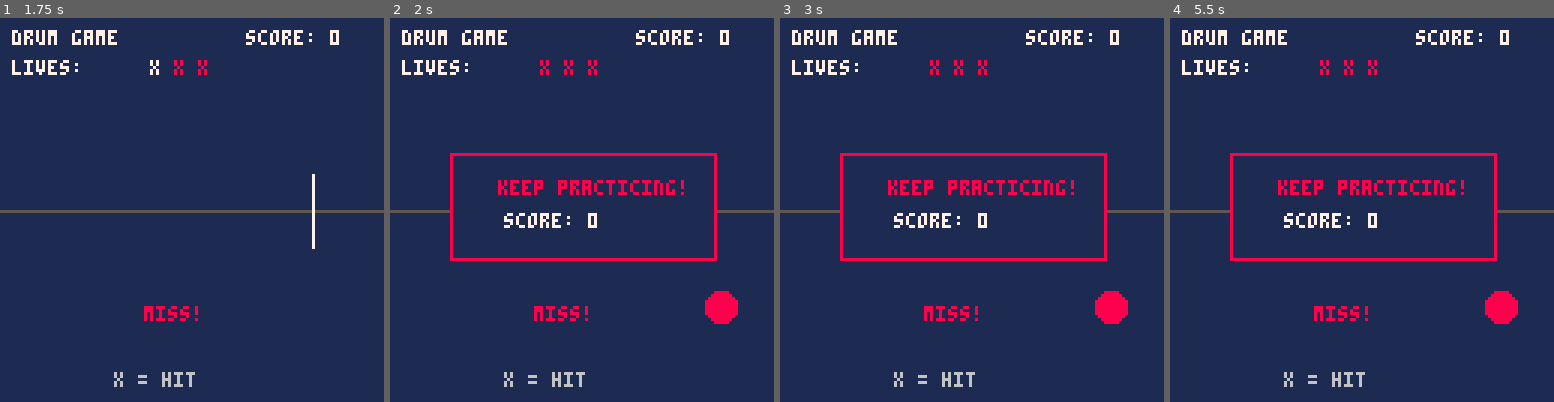
Above: before the commit, frames 1-4 (left to right).
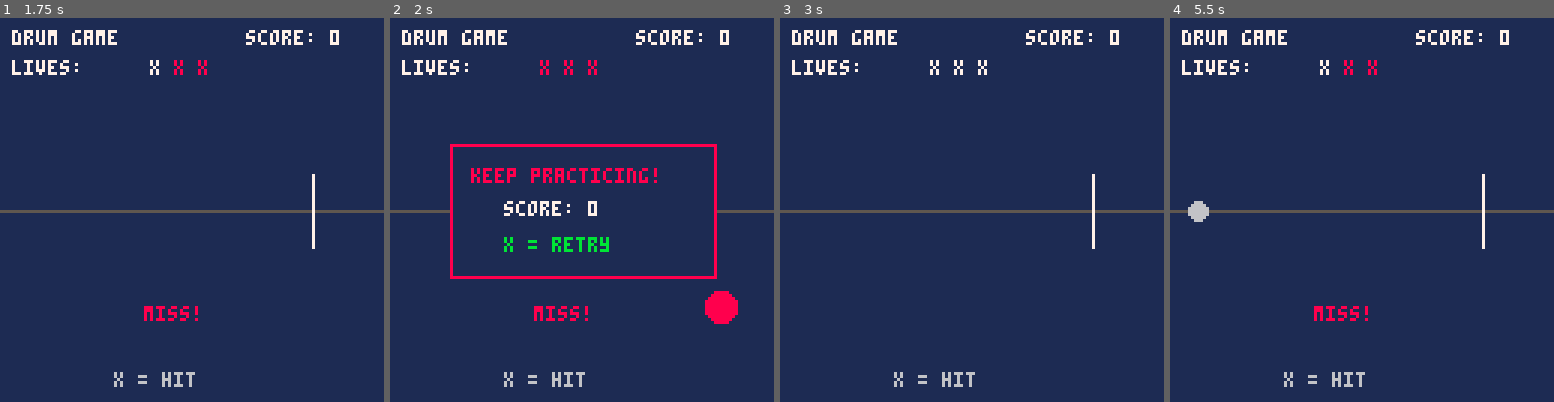
Above: after the commit, the same moments.

Repository: regular-username/1ButtonGame.p8
Game: PICO-8 cartridge 1ButtonGame.p8
Same seed, same stepped clock (60 frames per second), same inputs: the game is played once before the commit and once after it.
Inputs:
- Up to frame 1 (1.75 s): tap X (X key) at 0.33, 1.07 s
- Up to frame 2 (2 s): tap X (X key) at 1.85 s
- Up to frame 3 (3 s): tap X (X key) at 2.97 s
- Up to frame 4 (5.5 s): tap X (X key) at 4.08, 5.2 s

Frame 1 is identical in both runs. In frame 2, 4.7% of the frame differs, in the area x 15-86%, y 32-68%; in frame 3, 4.4%; in frame 4, 4.2%.

Commit message:
retry button

Diff:
--- a/1ButtonGame.p8
+++ b/1ButtonGame.p8
@@ -25,6 +25,23 @@
     spawn_timer = 0
     hit_timer = 0
     hit_color = 11
+    message = ""
+    message_timer = 0
+    message_color = 7
+end
+
+-- restart game
+function restart_game()
+    notes = {}
+    score = 0
+    lives = 3
+    game_over = false
+    spawn_timer = 0
+    hit_timer = 0
+    hit_color = 11
+    message = ""
+    message_timer = 0
+    message_color = 7
 end
 
 function spawn_note()
@@ -38,7 +55,11 @@
 end
 
 function _update()
+    -- retry after game over
     if game_over then
+        if btnp(5) then
+            restart_game()
+        end
         return
     end
 
@@ -97,7 +118,7 @@
 
             message = "hit!"
             message_color = 11
-            message_timer =30
+            message_timer = 30
         else
             hit_color = 8
 
@@ -109,10 +130,10 @@
             message_timer = 30
 
             if lives <= 0 then
-               lives = 0
-               game_over = true
-        end
-    end
+                lives = 0
+                game_over = true
+            end
+        end
     end
 
     -- hit indicator timer
@@ -121,9 +142,9 @@
     end
 
     if message_timer > 0 then
-       message_timer -= 1
+        message_timer -= 1
     else
-       message = ""
+        message = ""
     end
 
     -- delete notes outside screen
@@ -170,15 +191,16 @@
     print("x = hit", 38, 118, 6)
 
     if message_timer > 0 then
-       print(message, 48, 96, message_color)
+        print(message, 48, 96, message_color)
     end
 
     -- game over screen
     if game_over then
-        rectfill(20, 45, 108, 80, 1)
-        rect(20, 45, 108, 80, 8)
-        print("keep practicing!", 36, 54, 8)
-        print("score: "..score, 38, 65, 7)
+        rectfill(20, 42, 108, 86, 1)
+        rect(20, 42, 108, 86, 8)
+        print("keep practicing!", 27, 50, 8)
+        print("score: "..score, 38, 61, 7)
+        print("x = retry", 38, 73, 11)
     end
 end
 
